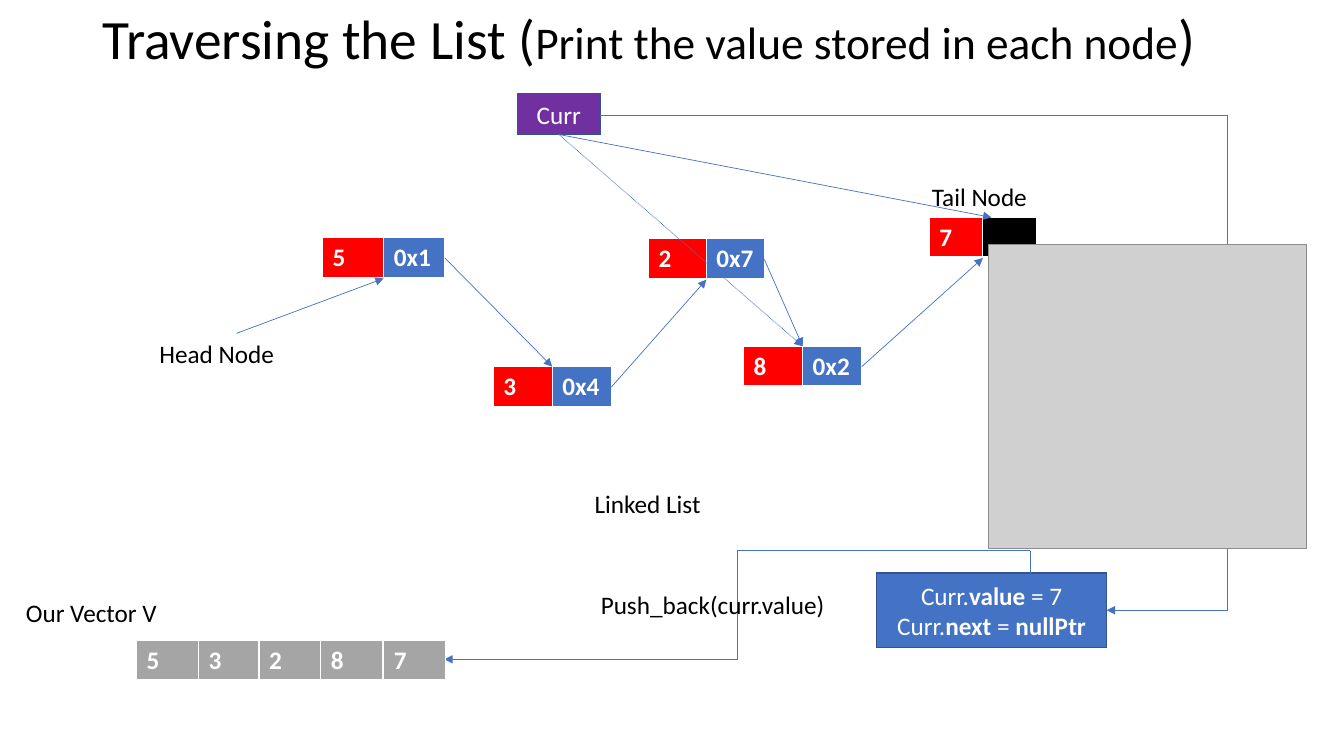
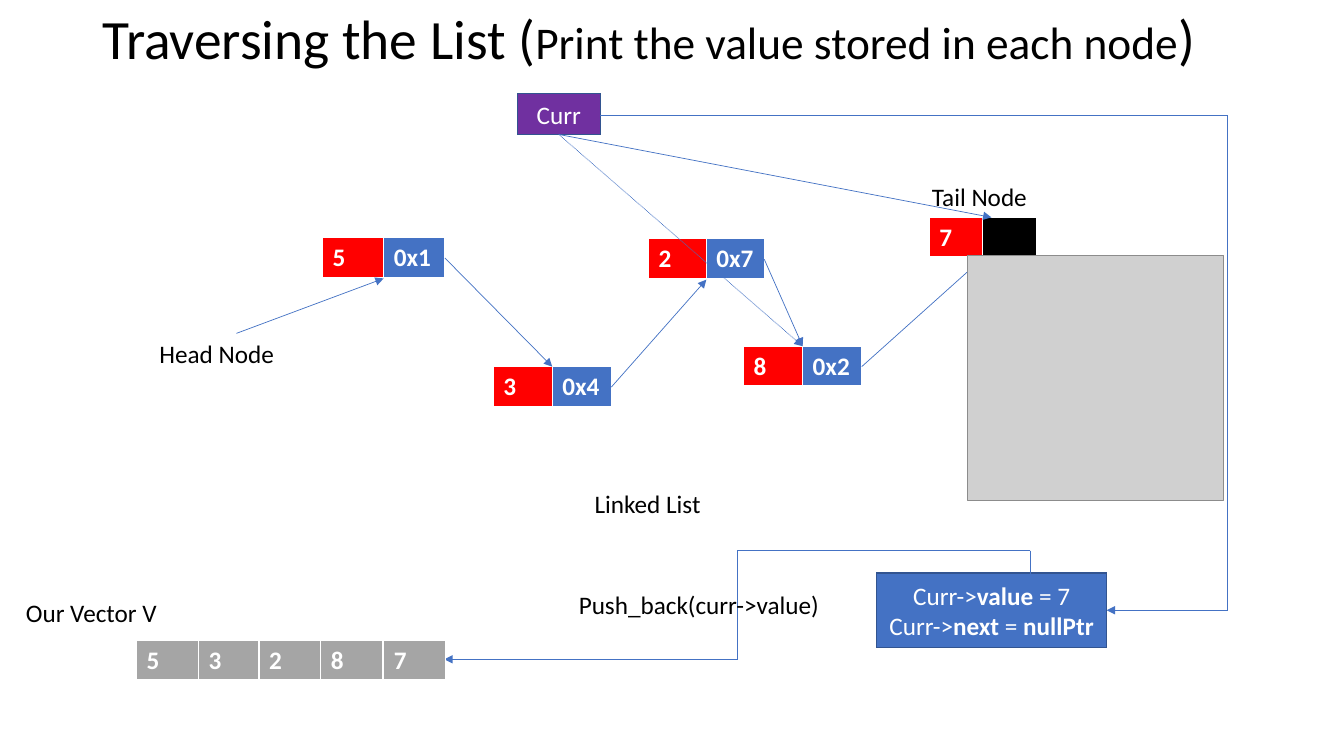
Before and after one commit to juliennyambal/COMS-1021-A-2019, a slide deck: slide 17 of Linked Lists.pptx (slide 13 before the commit). Drawn at 1344x756 pixels with LibreOffice and Linux fonts; fonts in the diff are those of the drawing; grey boxes stand for pictures. Boxes give left, top, right and bottom in pixels: in the first picture for what was removed or moved away, otherwise in the second. Text is boxed around its words. In the diff, an @@ line names an element or a change of style, - is before the commit and + after.

```diff
--- a/Linked Lists.pptx
+++ b/Linked Lists.pptx
@@ picture: place and size @@
-picture at box(989, 244, 1308, 548)
+picture at box(968, 255, 1224, 500)
@@ text at box(579, 594, 819, 621): text changed @@
-Push_back(curr.value)
+Push_back(curr->value)
@@ text in rectangle at box(889, 587, 1094, 635): text changed @@
-Curr.value = 7
-Curr.next = nullPtr
+Curr->value = 7
+Curr->next = nullPtr
```
Also in this commit, not shown: 8 other slides changed, 21 slides added, 1 other file.
